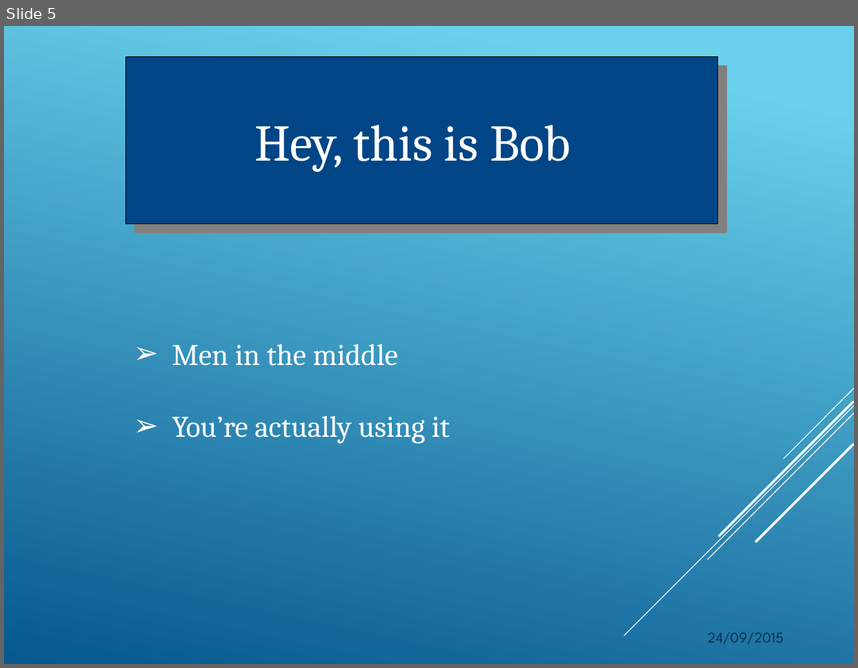
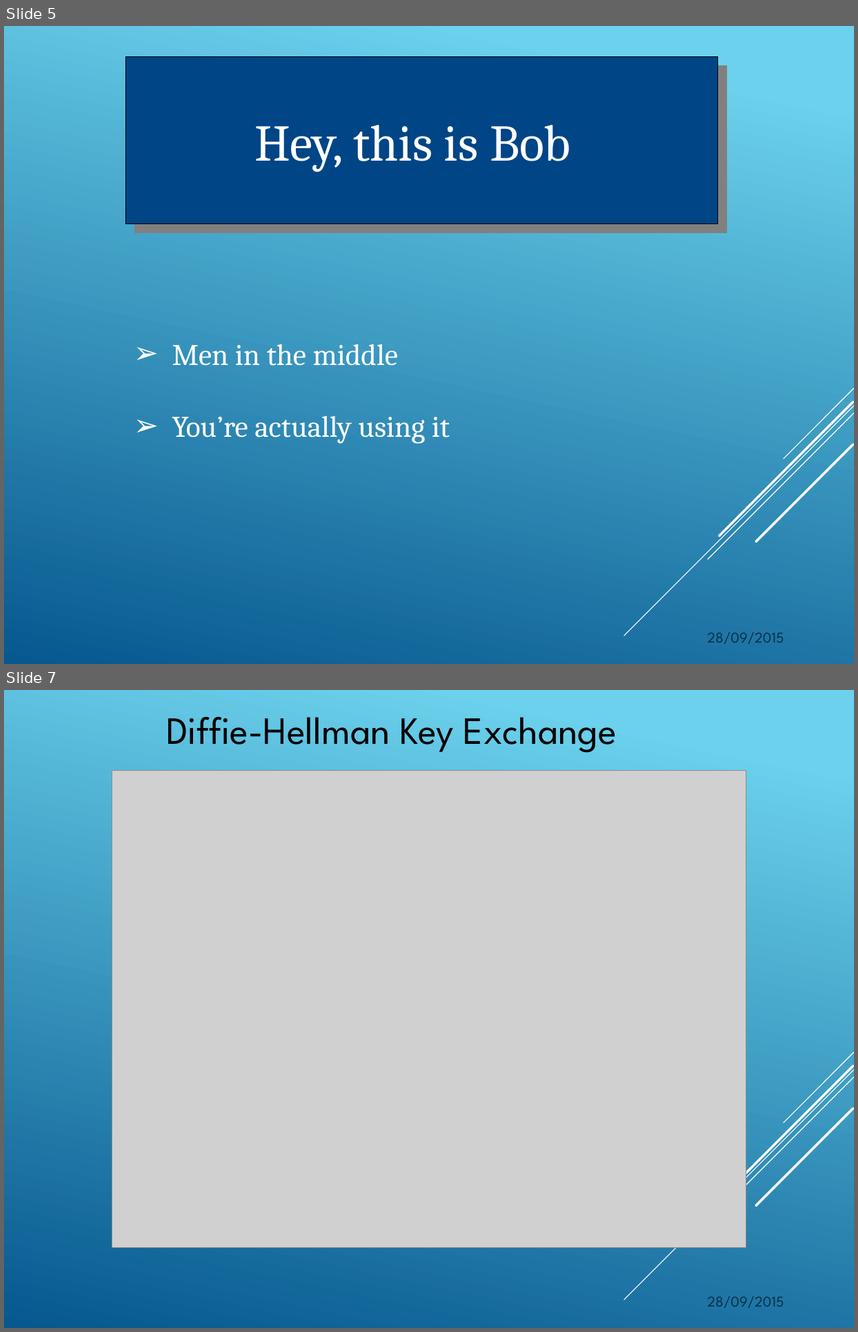
Before and after one commit to lyifan/jsct, a slide deck: doc/jsct.pptx. Shown one above the other, each under a label of ours: slide 5 before the commit, slides 5 and 7 after it; the slides between them are not shown. The pictures are 858x668 and 858x1332 pixels, drawn with LibreOffice and Linux fonts; fonts in the diff are those of the drawing; grey boxes stand for pictures. Boxes give left, top, right and bottom in pixels: in the first picture for what was removed or moved away, otherwise in the second. Text is boxed around its words. In the diff, an @@ line names an element or a change of style, - is before the commit and + after.

```diff
--- a/doc/jsct.pptx
+++ b/doc/jsct.pptx
@@ slide 7 added at bbox=[4, 690, 854, 1328], background gradient #6ED2EB to #06588E; not listed: 5 template elements that a slide beside it also shows @@
@@ text added at bbox=[166, 717, 617, 753], 36 pt, text #000000 @@
+Diffie-Hellman Key Exchange
@@ picture added at bbox=[112, 770, 746, 1247] @@
@@ text added at bbox=[707, 1296, 784, 1308], 14 pt, text #0A304A @@
+28/09/2015
@@ slide 5 changed as well @@
@@ text at bbox=[707, 632, 784, 644]: text changed @@
-24/09/2015
+28/09/2015
```
Also in this commit, not shown: 6 other slides changed, 2 other slides added.
